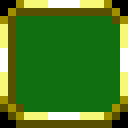
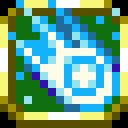
Layer changes from the first 128 × 128 image to the second:
painted on "Layer 2" over [8, 0, 120, 112]
